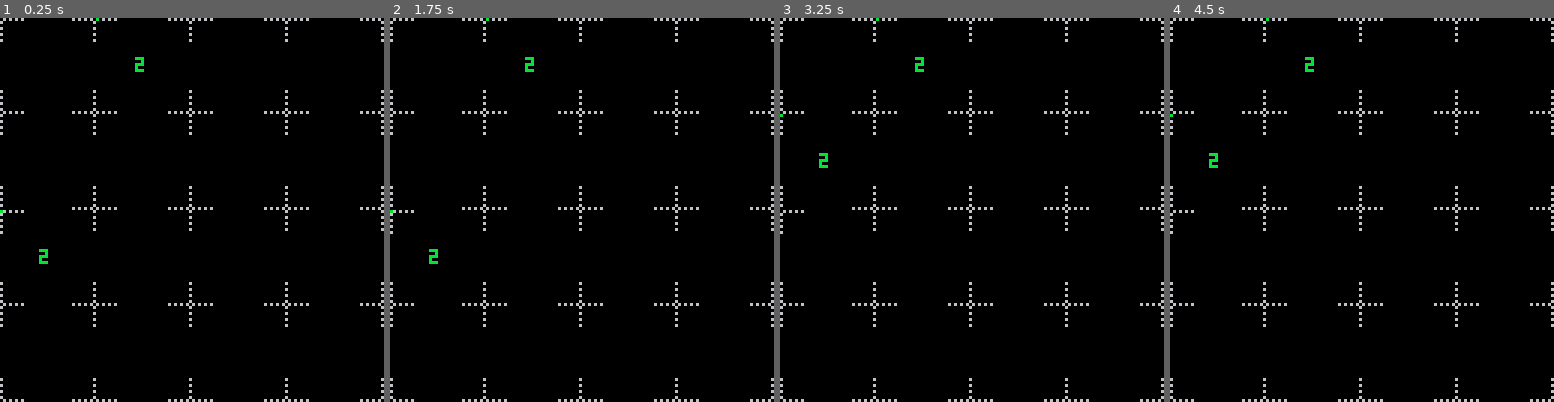
Above: before the commit, frames 1-4 (left to right).
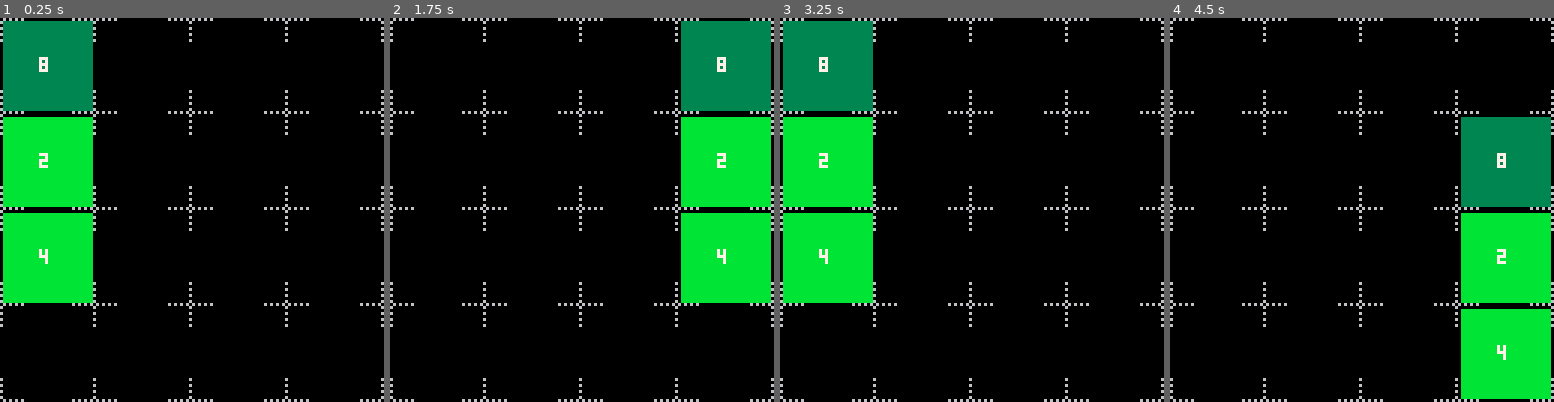
Above: after the commit, the same moments.

Repository: brettski/pico-8
Game: PICO-8 cartridge poc/2048_poc.p8
Same seed, same stepped clock (60 frames per second), same inputs: the game is played once before the commit and once after it.
Inputs:
- Up to frame 1 (0.25 s): no input
- Up to frame 2 (1.75 s): tap X (X key) at 0.33, 1.07 s; tap O (Z key) at 0.7, 1.7 s; hold Right from 1.6 s (still down)
- Up to frame 3 (3.25 s): tap X (X key) at 1.85, 2.97 s; release Right at 2.1 s; tap O (Z key) at 2.1, 2.5, 2.9 s; hold Up 2.15-2.42 s; hold Right 2.47-3.03 s; hold Left from 3.08 s (still down)
- Up to frame 4 (4.5 s): tap O (Z key) at 3.3, 3.7, 4.1 s; release Left at 3.58 s; hold Down 3.63-3.97 s; hold Right from 4.02 s (still down); tap X (X key) at 4.08 s

The runs differ from the first frame. In frame 1, 17% of the frame differs, in the area x 0-38%, y 0-75%; in frame 2, 17%; in frame 3, 17%; in frame 4, 17%, in the area x 0-100%, y 0-100%.

Commit message:
moves are 'working'

Diff:
--- a/poc/2048_poc.p8
+++ b/poc/2048_poc.p8
@@ -27,8 +27,11 @@
  	end
  end
  --start w/ 2 squares
- addnewrfpoint()
- addnewrfpoint()
+ --addnewrfpoint()
+ --addnewrfpoint()
+ field[1][1]=8
+ field[1][2]=2
+ field[1][3]=4
 end
 -->8
 --field utils
@@ -47,24 +50,6 @@
 end
 
 --returns x,y,isfound
-function findemptypoint()
- local p=0
- local cnt=0
- for i=1,4 do
- 	for j=1,4 do
-	  p=fields[i][j]
-	  if p==0 then
-	   return i,j,true
-	  else
-	   cnt+=1
-	   if cnt>=16 then
-	    return -1,-1,false
-	   end
-	  end
- 	end
- end
-end
-
 function getropenfpoint()
  if emptycount()==0 then
   return -1,-1,false
@@ -84,8 +69,23 @@
 	if not _z then
 	 return -1,-1,false
 	end
-	field[_x][_y]=2
+	local v=2
+	if(rnd()<=0.2) v=4
+	field[_x][_y]=v
 	return _x,_y,true
+end
+
+function remove_0s(_vals)
+ local nv={}
+ for i=1,4 do
+  if _vals[i]>0 then
+   add(nv,_vals[i])
+  end
+ end
+ for j=1,4-#nv do
+  add(nv,0)
+ end
+ return nv
 end
 
 --
@@ -104,87 +104,110 @@
  end
  if (allz) return _vals
  --combine 4 values down per game rules
- local chkagn=false
- local nxtif=true --continue next if
- repeat
-  ischkagn=false
-  nxtif=true
-  for i=1,3 do
-	  if nxtif and _vals[i]==_vals[i+1] then
-	   _vals[i]+=_vals[i+1]
-	   deli(_vals,i+1)
-	   add(_vals,0)
-	   ischkagn=true
-	   nxtif=false
-	  elseif _vals[i]==0 then
-	   deli(_vals,i)
-	   add(_vals,0)
-	   ischkagn=true
-	   nxtif=true
-	  end
-  end
- until ischkagn
- return _vals
+ _vals = remove_0s(_vals)
+ printh("c0:"..prncomb(_vals))
+ for i=1,3 do
+  if _vals[i]==_vals[i+1] then
+   _vals[i]*=2
+   _vals[i+1]=0
+  end
+ end
+ printh("c1:"..prncomb(_vals))
+ return remove_0s(_vals)
+end
+
+--reverse the val for right and down moves
+function revr_val(_val)
+ local _rval={}
+ printh("rev0:"..prncomb(_val))
+ for j=4,1,-1 do
+  add(_rval,_val[j])
+ end
+ printh("rev1:"..prncomb(_rval))
+ return _rval
 end
 
 function doup_move()
  for _x=1,4 do
+  local nv=combine_vals(field[_x])
+  field[_x]=nv
+ end
+end
+
+function dodown_move()
+ for _x=1,4 do
+  local rv=revr_val(field[_x])
+  local nv=combine_vals(rv)
+  field[_x]=revr_val(nv)
+ end
+end
+
+function doleft_move()
+ for _y=1,4 do
   local combme={}
- 	for _y=1,4 do
+  for _x=1,4 do
    add(combme,field[_x][_y])
-   if _y==4 then
+   if _x==4 then
     local nv=combine_vals(combme)
-    printh(_x..",".._y..","..#nv)
-    for _yy=1,4 do
-     field[_x][_yy]=nv[_yy]
+    printh("l:"..prncomb(nv))
+    for _xx=1,4 do
+     field[_xx][_y]=nv[_xx]
     end
    end
- 	end
- end
-end
-
-function dodown_move()
-
-end
-
-function doleft_move() --the "easy" one?
- --yo this is wrong!!
- --this is up move
- for _x=1,4 do
+  end
+ end
+end
+
+function doright_move()
+ for _y=1,4 do
   local combme={}
- 	for _y=1,4 do
+  for _x=4,1,-1 do
    add(combme,field[_x][_y])
-   if _y==4 then
+   if _x==1 then
     local nv=combine_vals(combme)
-    printh(_x..",".._y..","..#nv)
-    for _yy=1,4 do
-     field[_x][_yy]=nv[_yy]
+    nv=revr_val(nv)
+    printh("r:"..prncomb(nv))
+    for _xx=4,1,-1 do
+     field[_xx][_y]=nv[_xx]
     end
    end
- 	end
- end
-end
-
-function doright_move()
-
+  end
+ end
 end
 
 -->8
 --draw
+
+function gsqr_color(n)
+ if n<=4 then
+  return 11
+ elseif n<=16 then
+  return 3
+ elseif n<=64 then
+  return 2
+ elseif n<=256 then
+  return 8
+ elseif n<=1024 then
+  return 14
+ elseif n<=2048 then
+  return 7
+ else
+  assert(false,"out of range n")
+ end
+end
 
 function draw_square(_x,_y)
  local relx=(_x-1)*32
  local rely=(_y-1)*32
  local val=field[_x][_y]
  if val>0 then
-  --rectfill(relx,rely,relx+32,rely+23,11)
-  color(11)
-  rect(relx,rely,relx,rely)
+  rectfill(relx+1,rely+1,relx+30,rely+30,gsqr_color(val))
+  --pset(relx,rely,11)
   local len=#tostr(val)
   local off=14-flr(len/2)
   --if (#tostr(val) == 3) off+=1
   --if (#tostr(val) == 4) off-=3
- 	print(val,relx+off-len,rely+13)
+ 	print(val,relx+off-len,rely+13,7)
  end
 end
 
@@ -201,19 +224,29 @@
 
 function dobutton()
  if btnp(⬅️) then
-  printh("⬅️")
+  print("⬅️")
   doleft_move()
+  --these here for testing
+  --need proper checks
+  --addnewrfpoint()
  elseif btnp(➡️) then
-
+  printh("➡️")
+  doright_move()
+  --addnewrfpoint()
  elseif btnp(⬆️) then
-
+  printh("⬆️")
+  doup_move()
+  --addnewrfpoint()
  elseif btnp(⬇️) then
-
+  print("⬇️")
+  dodown_move()
+  --addnewrfpoint()
  elseif btnp(❎) then
 
  elseif btnp(🅾️) then
 
  end
+
 end
 -->8
 --debug
@@ -235,14 +268,14 @@
  return out
 end
 __gfx__
-00000000000000000000000000000000000000000000000000000000000000000000000000000000000000000000000000000000000000000000000000000000
+000000008008d0080000000000000000000000000000000000000000000000000000000000000000000000000000000000000000000000000000000000000000
 00000000000000000000000000000000000000000000000000000000000000000000000000000000000000000000000000000000000000000000000000000000
 00700700000000000000000000000000000000000000000000000000000000000000000000000000000000000000000000000000000000000000000000000000
-00077000000000000000000000000000000000000000000000000000000000000000000000000000000000000000000000000000000000000000000000000000
-00077000000000000000000000000000000000000000000000000000000000000000000000000000000000000000000000000000000000000000000000000000
+00077000d00000080000000000000000000000000000000000000000000000000000000000000000000000000000000000000000000000000000000000000000
+000770008000000d0000000000000000000000000000000000000000000000000000000000000000000000000000000000000000000000000000000000000000
 00700700000000000000000000000000000000000000000000000000000000000000000000000000000000000000000000000000000000000000000000000000
 00000000000000000000000000000000000000000000000000000000000000000000000000000000000000000000000000000000000000000000000000000000
-00000000000000000000000000000000000000000000000000000000000000000000000000000000000000000000000000000000000000000000000000000000
+00000000800d80080000000000000000000000000000000000000000000000000000000000000000000000000000000000000000000000000000000000000000
 00000006600000000000000000000006600000000000000000000000000000000000000000000000000000000000000000000000000000000000000000000000
 00000000000000000000000000000000000000000000000000000000000000000000000000000000000000000000000000000000000000000000000000000000
 00000006600000000000000000000006600000000000000000000000000000000000000000000000000000000000000000000000000000000000000000000000
@@ -267,12 +300,12 @@
 1400001300000013000000130000001300000000000000000000000000000000000000000000000000000000000000000000000000000000000000000000000000000000000000000000000000000000000000000000000000000000000000000000000000000000000000000000000000000000000000000000000000000000
 0000000000000000000000000000000000000000000000000000000000000000000000000000000000000000000000000000000000000000000000000000000000000000000000000000000000000000000000000000000000000000000000000000000000000000000000000000000000000000000000000000000000000000
 0000000000000000000000000000000000000000000000000000000000000000000000000000000000000000000000000000000000000000000000000000000000000000000000000000000000000000000000000000000000000000000000000000000000000000000000000000000000000000000000000000000000000000
-1400001012000010120000101200001000000000000000000000000000000000000000000000000000000000000000000000000000000000000000000000000000000000000000000000000000000000000000000000000000000000000000000000000000000000000000000000000000000000000000000000000000000000
-2100001300000013000000130000001300000000000000000000000000000000000000000000000000000000000000000000000000000000000000000000000000000000000000000000000000000000000000000000000000000000000000000000000000000000000000000000000000000000000000000000000000000000
-0000000000000000000000000000000000000000000000000000000000000000000000000000000000000000000000000000000000000000000000000000000000000000000000000000000000000000000000000000000000000000000000000000000000000000000000000000000000000000000000000000000000000000
-0000000000000000000000000000000000000000000000000000000000000000000000000000000000000000000000000000000000000000000000000000000000000000000000000000000000000000000000000000000000000000000000000000000000000000000000000000000000000000000000000000000000000000
 1100001012000010120000101200001000000000000000000000000000000000000000000000000000000000000000000000000000000000000000000000000000000000000000000000000000000000000000000000000000000000000000000000000000000000000000000000000000000000000000000000000000000000
 1400001300000013000000130000001300000000000000000000000000000000000000000000000000000000000000000000000000000000000000000000000000000000000000000000000000000000000000000000000000000000000000000000000000000000000000000000000000000000000000000000000000000000
 0000000000000000000000000000000000000000000000000000000000000000000000000000000000000000000000000000000000000000000000000000000000000000000000000000000000000000000000000000000000000000000000000000000000000000000000000000000000000000000000000000000000000000
 0000000000000000000000000000000000000000000000000000000000000000000000000000000000000000000000000000000000000000000000000000000000000000000000000000000000000000000000000000000000000000000000000000000000000000000000000000000000000000000000000000000000000000
 1100001012000010120000101200001000000000000000000000000000000000000000000000000000000000000000000000000000000000000000000000000000000000000000000000000000000000000000000000000000000000000000000000000000000000000000000000000000000000000000000000000000000000
+1400001300000013000000130000001300000000000000000000000000000000000000000000000000000000000000000000000000000000000000000000000000000000000000000000000000000000000000000000000000000000000000000000000000000000000000000000000000000000000000000000000000000000
+0000000000000000000000000000000000000000000000000000000000000000000000000000000000000000000000000000000000000000000000000000000000000000000000000000000000000000000000000000000000000000000000000000000000000000000000000000000000000000000000000000000000000000
+0000000000000000000000000000000000000000000000000000000000000000000000000000000000000000000000000000000000000000000000000000000000000000000000000000000000000000000000000000000000000000000000000000000000000000000000000000000000000000000000000000000000000000
+1100001012000010120000101200001000000000000000000000000000000000000000000000000000000000000000000000000000000000000000000000000000000000000000000000000000000000000000000000000000000000000000000000000000000000000000000000000000000000000000000000000000000000
